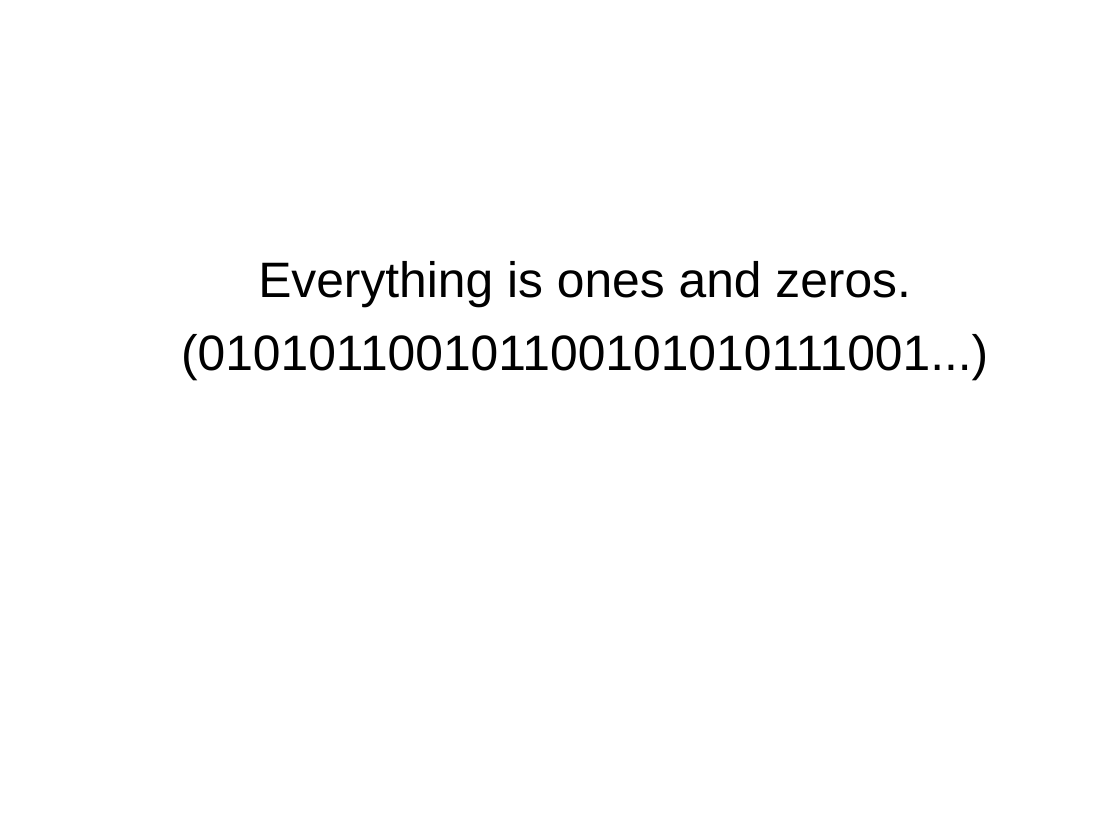
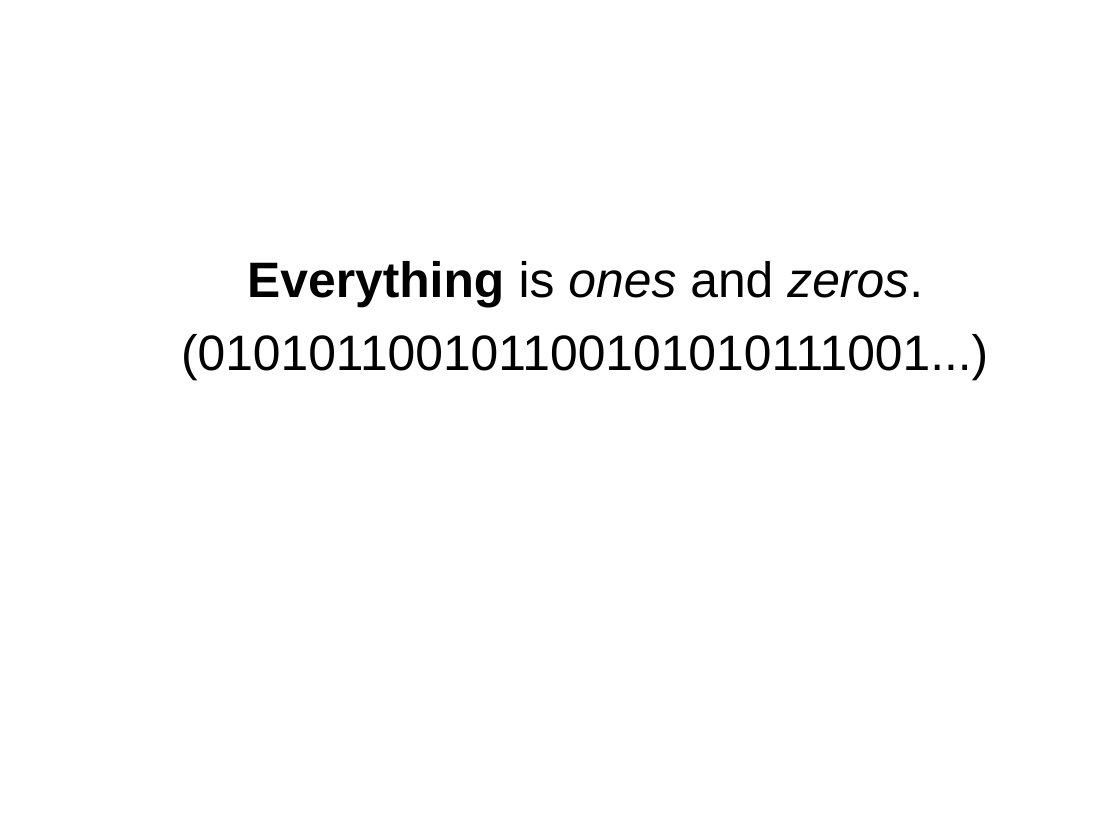
Before and after one commit to toneill/naa, a slide deck: slide 7 of doco/digital-preservation-chris-smart.odp. Drawn at 1120x840 pixels with LibreOffice and Linux fonts; fonts in the diff are those of the drawing; background and template pictures are left out. Boxes give left, top, right and bottom in pixels: in the first picture for what was removed or moved away, otherwise in the second. Text is boxed around its words. In the diff, an @@ line names an element or a change of style, - is before the commit and + after.

Commit message:
Flying to Singapore, so what better time to update the presentation? Went over everything, clearing up some language, added some new slides.

```diff
--- a/doco/digital-preservation-chris-smart.odp
+++ b/doco/digital-preservation-chris-smart.odp
@@ text at [247, 261, 923, 308]: bold on in "Everything"; italic on in "ones zeros." @@
```
Also in this commit, not shown: 13 other slides changed, 2 slides added, 2 slides removed.
